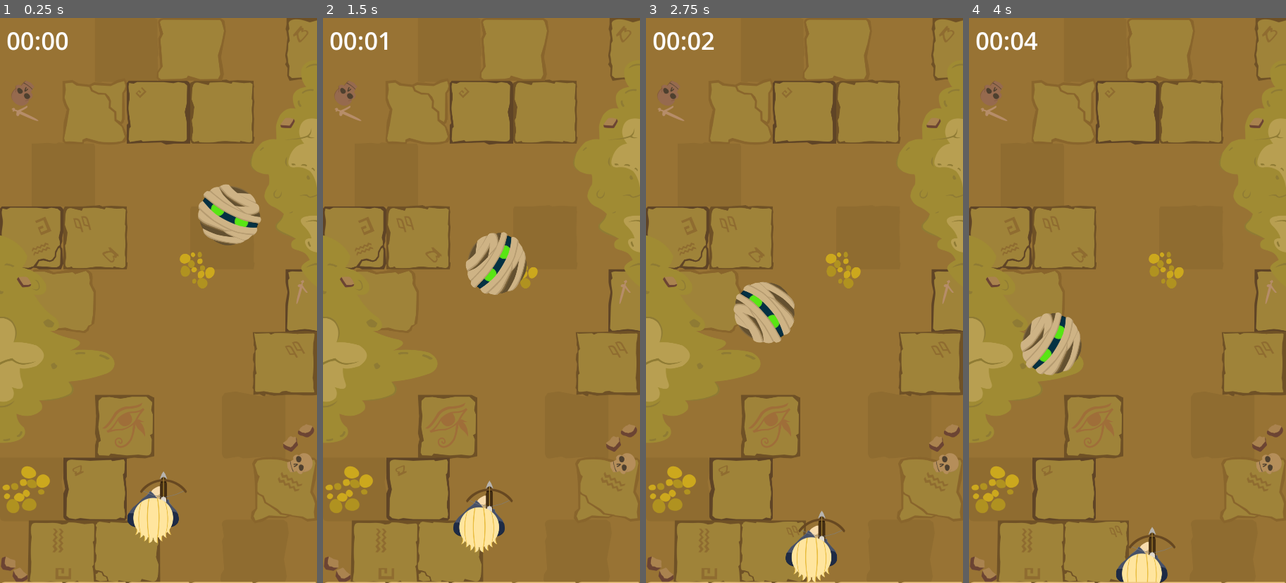
Above: before the commit, frames 1-4 (left to right).
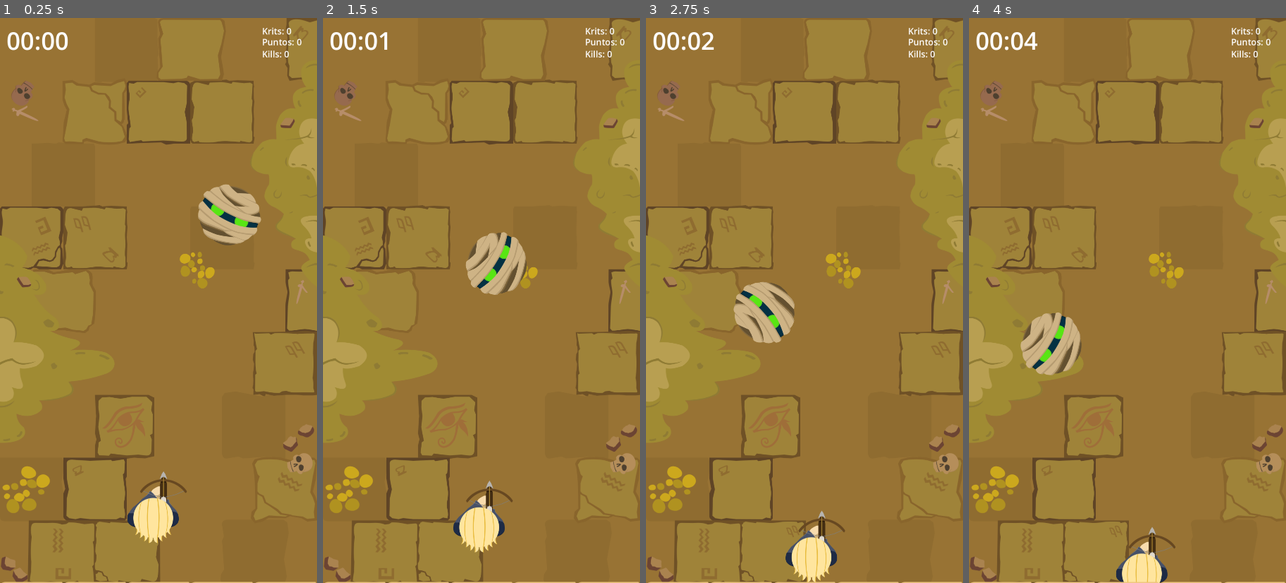
Above: after the commit, the same moments.

Repository: francoheredev/DungeonKrit
Game: Godot game, scene res://escenas/gameplay.tscn
Two runs of this game, one before a commit and one after it. Both use one fixed random seed, a clock stepped at 60 frames per second and the inputs below.
Inputs (mouse positions are in pixels of both pictures, inside the frame that each line leads up to):
- Up to frame 1 (0.25 s): no input
- Up to frame 2 (1.5 s): move the mouse to (551, 272) at 0.52 s; click (551, 272) at 0.67 s; drag from (418, 328) to (475, 515) at 1.27 s
- Up to frame 3 (2.75 s): move the mouse to (836, 176) at 2.02 s; click (836, 176) at 2.17 s
- Up to frame 4 (4 s): drag from (1111, 413) to (1137, 554) at 2.77 s; move the mouse to (1222, 385) at 3.52 s; click (1222, 385) at 3.67 s

The runs differ from the first frame. In frame 1, 0.2% of the frame differs, in the area x 82-96%, y 1-7%; in frame 2, 0.2%; in frame 3, 0.2%; in frame 4, 0.2%.

Commit message:
contadores y puntos
agregué un sistema de puntos y contadores

Diff:
--- /dev/null
+++ b/GameManager.gd
@@ -0,0 +1,5 @@
+extends Node
+
+var puntos := 0
+var kills := 0
+var krits := 0
--- a/escenas/gameplay.tscn
+++ b/escenas/gameplay.tscn
@@ -188,6 +188,15 @@
 [sub_resource type="LabelSettings" id="LabelSettings_jg4y2"]
 font_size = 83
 
+[sub_resource type="LabelSettings" id="LabelSettings_nia68"]
+font_size = 30
+
+[sub_resource type="LabelSettings" id="LabelSettings_u0vn5"]
+font_size = 30
+
+[sub_resource type="LabelSettings" id="LabelSettings_sjk1h"]
+font_size = 30
+
 [node name="gameplay" type="Node2D" unique_id=1782014250]
 
 [node name="fondo" type="Sprite2D" parent="." unique_id=223556045]
@@ -230,4 +239,28 @@
 [node name="Timer" type="Timer" parent="CanvasLayer" unique_id=1487776026]
 autostart = true
 
+[node name="Kills" type="Label" parent="CanvasLayer" unique_id=2016916720]
+offset_left = 893.0
+offset_top = 101.0
+offset_right = 985.0
+offset_bottom = 143.0
+text = "Kills: 0"
+label_settings = SubResource("LabelSettings_nia68")
+
+[node name="puntos" type="Label" parent="CanvasLayer" unique_id=1611199341]
+offset_left = 893.0
+offset_top = 60.0
+offset_right = 1028.0
+offset_bottom = 102.0
+text = "Puntos: 0"
+label_settings = SubResource("LabelSettings_u0vn5")
+
+[node name="Krits" type="Label" parent="CanvasLayer" unique_id=693115765]
+offset_left = 893.0
+offset_top = 23.0
+offset_right = 993.0
+offset_bottom = 65.0
+text = "Krits: 0"
+label_settings = SubResource("LabelSettings_sjk1h")
+
 [connection signal="timeout" from="CanvasLayer/Timer" to="CanvasLayer" method="_on_tiempo_timer_timeout"]
--- a/escenas/proyectil.gd
+++ b/escenas/proyectil.gd
@@ -2,6 +2,7 @@
 
 @export var velocidad := 1000.0
 @export var distancia_maxima := 1500.0
+@export var dano := 10
 
 var posicion_inicial := Vector2.ZERO
 var clavada := false
@@ -32,6 +33,10 @@
 func clavar(enemigo):
 	clavada = true
 	velocidad = 0
+	GameManager.puntos += 10
+	# Aplicar daño al enemigo
+	if enemigo.has_method("recibir_dano"):
+		enemigo.recibir_dano(dano)
 
 	add_to_group("flechas")
 
@@ -57,6 +62,7 @@
 
 func game_over():
 	print("GAME OVER")
+
 	var jugador = get_tree().get_first_node_in_group("jugador")
 
 	if jugador:
--- a/escenas/tiempolabel.gd
+++ b/escenas/tiempolabel.gd
@@ -1,10 +1,22 @@
 extends CanvasLayer
 
 @onready var tiempo_label = $TiempoLabel
-@onready var timer = $"../Timer"
+@onready var puntos_label = $puntos
+@onready var kills_label = $Kills
+@onready var krits_label = $Krits
 
 var tiempo := 0
 
+func _ready():
+	tiempo_label.text = "00:00"
+	puntos_label.text = "Puntos: 0"
+	kills_label.text = "Kills: 0"
+	krits_label.text = "Krits: 0"
+
+func _process(_delta):
+	puntos_label.text = "Puntos: " + str(GameManager.puntos)
+	kills_label.text = "Kills: " + str(GameManager.kills)
+	krits_label.text = "Krits: " + str(GameManager.krits)
 
 func _on_tiempo_timer_timeout():
 	tiempo += 1
@@ -13,6 +25,3 @@
 	var segundos = tiempo % 60
 
 	tiempo_label.text = "%02d:%02d" % [minutos, segundos]
-
-func _on_timer_timeout() -> void:
-	pass # Replace with function body.
--- a/project.godot
+++ b/project.godot
@@ -14,6 +14,10 @@
 run/main_scene="uid://bfu0dparv3vo"
 config/features=PackedStringArray("4.6", "Mobile")
 config/icon="res://icon.svg"
+
+[autoload]
+
+GameManager="*uid://d1cb0sfykj16j"
 
 [display]
 
--- a/scripts/enemigo1.gd
+++ b/scripts/enemigo1.gd
@@ -4,17 +4,29 @@
 @export var marcadores: Array[Marker2D] = []
 @export var velocidad_base_rotacion: float = 4.0
 
+# VIDA
+@export var vida_maxima: int = 40
+
+var vida: int
+
 var velocidad_rotacion_actual: float = 0.0
 var tiempo_patron: float = 0.0
 var indice_actual: int = 0
 
+func _ready():
+	vida = vida_maxima
 
 func _process(delta):
 	# Movimiento entre marcadores
 	if marcadores.size() > 0:
 		var objetivo = marcadores[indice_actual]
+
 		if objetivo != null:
-			global_position = global_position.move_toward(objetivo.global_position, velocidad_movimiento * delta)
+			global_position = global_position.move_toward(
+				objetivo.global_position,
+				velocidad_movimiento * delta
+			)
+
 			if global_position.distance_to(objetivo.global_position) < 5.0:
 				indice_actual = (indice_actual + 1) % marcadores.size()
 
@@ -23,12 +35,41 @@
 	var ciclo = fmod(tiempo_patron, 8.0)
 
 	if ciclo < 3.0:
-		velocidad_rotacion_actual = lerp(velocidad_rotacion_actual, velocidad_base_rotacion, 5 * delta)
+		velocidad_rotacion_actual = lerp(
+			velocidad_rotacion_actual,
+			velocidad_base_rotacion,
+			5 * delta
+		)
 	elif ciclo < 4.2:
-		velocidad_rotacion_actual = lerp(velocidad_rotacion_actual, 0.0, 12 * delta)
+		velocidad_rotacion_actual = lerp(
+			velocidad_rotacion_actual,
+			0.0,
+			12 * delta
+		)
 	elif ciclo < 6.5:
-		velocidad_rotacion_actual = lerp(velocidad_rotacion_actual, -velocidad_base_rotacion * 1.8, 6 * delta)
+		velocidad_rotacion_actual = lerp(
+			velocidad_rotacion_actual,
+			-velocidad_base_rotacion * 1.8,
+			6 * delta
+		)
 	else:
-		velocidad_rotacion_actual = lerp(velocidad_rotacion_actual, 0.3, 4 * delta)
+		velocidad_rotacion_actual = lerp(
+			velocidad_rotacion_actual,
+			0.3,
+			4 * delta
+		)
 
 	rotation += velocidad_rotacion_actual * delta
+
+func recibir_dano(cantidad: int):
+	vida -= cantidad
+
+	print("Vida restante:", vida)
+
+	if vida <= 0:
+		morir()
+
+func morir():
+	GameManager.kills += 1
+	GameManager.puntos += 100
+	queue_free()
--- a/scripts/jugador.gd
+++ b/scripts/jugador.gd
@@ -71,7 +71,7 @@
 			to_local(objetivo.global_position)
 		]
 
-		laser.visible = true
+		laser.visible = false
 	else:
 		laser.visible = false
 
Not shown, added: GameManager.gd.uid
